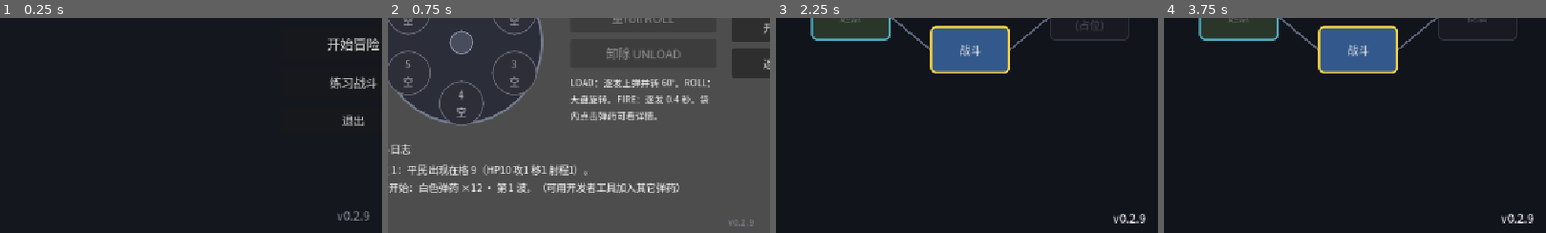
Above: before the commit, frames 1-4 (left to right).
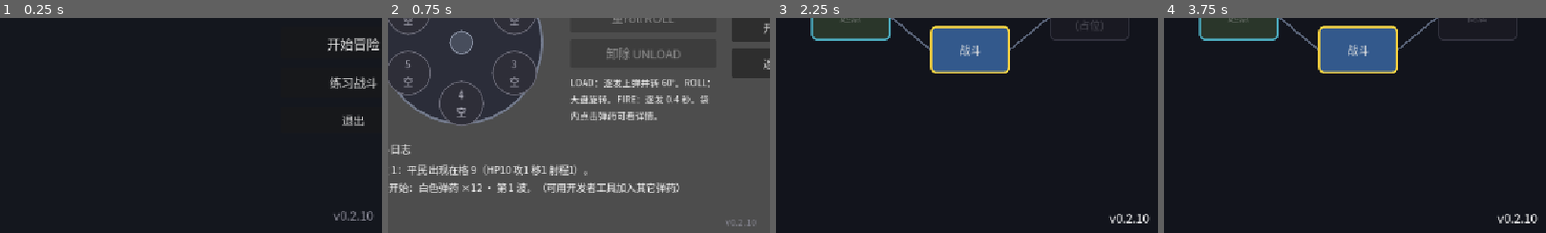
Above: after the commit, the same moments.

Repository: pineapplecat123/project001
Game: Godot game, scene res://scenes/main.tscn
The game is run twice, just before and just after one commit, with the same random seed, the same clock (stepped at 60 frames per second) and the same inputs.
Inputs:
- Up to frame 1 (0.25 s): no input
- Up to frame 2 (0.75 s): click "练习战斗" at 0.5 s
- Up to frame 3 (2.25 s): click "返回主菜单" at 1.25 s; click "开始冒险" at 2 s
- Up to frame 4 (3.75 s): click "返回主菜单" at 2.75 s; click "开始冒险" at 3.5 s
The pictures show only the part of the screen within x 4-54%, y 50-100%; the shares and areas given below are measured in that part.

The runs differ from the first frame. In frame 1, 0.2% of the frame differs, in the area x 87-98%, y 89-95%; in frame 2, 0.1%; in frame 3, 0.3%, in the area x 87-98%, y 91-96%; in frame 4, 0.3%.

Commit message:
fix(reward): v0.2.10 三选一界面高对比浅色字
奖励面板标题/提示/选项/放弃/继续改为近白或浅灰黄；选项按钮深色染色底+近白字，不再用弹药深色 fg。

Diff:
--- a/scenes/combat.tscn
+++ b/scenes/combat.tscn
@@ -605,7 +605,7 @@
 unique_name_in_owner = true
 layout_mode = 2
 theme_override_font_sizes/font_size = 26
-theme_override_colors/font_color = Color(1, 0.9, 0.35, 1)
+theme_override_colors/font_color = Color(1, 0.95, 0.72, 1)
 text = "战斗胜利 · 选择奖励"
 horizontal_alignment = 1
 
@@ -613,6 +613,7 @@
 unique_name_in_owner = true
 layout_mode = 2
 theme_override_font_sizes/font_size = 18
+theme_override_colors/font_color = Color(1, 0.9, 0.45, 1)
 text = "基础金币已入账"
 horizontal_alignment = 1
 
@@ -620,7 +621,7 @@
 unique_name_in_owner = true
 layout_mode = 2
 theme_override_font_sizes/font_size = 15
-theme_override_colors/font_color = Color(0.75, 0.8, 0.9, 1)
+theme_override_colors/font_color = Color(0.9, 0.92, 0.98, 1)
 text = "从下列三发弹药中选一加入弹药袋，或放弃换额外金币。"
 autowrap_mode = 3
 horizontal_alignment = 1
@@ -636,6 +637,10 @@
 custom_minimum_size = Vector2(0, 52)
 layout_mode = 2
 theme_override_font_sizes/font_size = 20
+theme_override_colors/font_color = Color(0.98, 0.98, 1, 1)
+theme_override_colors/font_hover_color = Color(1, 1, 1, 1)
+theme_override_colors/font_pressed_color = Color(0.95, 0.96, 1, 1)
+theme_override_colors/font_disabled_color = Color(0.78, 0.8, 0.85, 0.85)
 text = "放弃三选一 · 换额外金币"
 
 [node name="BtnRewardNext" type="Button" parent="RewardPanel/RewardMargin/RewardVBox"]
@@ -644,6 +649,10 @@
 custom_minimum_size = Vector2(0, 56)
 layout_mode = 2
 theme_override_font_sizes/font_size = 22
+theme_override_colors/font_color = Color(0.98, 0.98, 1, 1)
+theme_override_colors/font_hover_color = Color(1, 1, 1, 1)
+theme_override_colors/font_pressed_color = Color(0.95, 0.96, 1, 1)
+theme_override_colors/font_disabled_color = Color(0.78, 0.8, 0.85, 0.85)
 text = "下一波 NEXT"
 
 [node name="VersionLabel" type="Label" parent="."]
@@ -662,5 +671,5 @@
 grow_vertical = 0
 theme_override_font_sizes/font_size = 14
 theme_override_colors/font_color = Color(0.55, 0.55, 0.6, 1)
-text = "v0.2.9"
+text = "v0.2.10"
 horizontal_alignment = 1
--- a/scenes/main.tscn
+++ b/scenes/main.tscn
@@ -100,7 +100,7 @@
 offset_bottom = -12.0
 grow_horizontal = 2
 grow_vertical = 0
-text = "v0.2.9"
+text = "v0.2.10"
 horizontal_alignment = 1
 
 [connection signal="pressed" from="Center/BtnStart" to="." method="_on_start_pressed"]
--- a/scenes/map.tscn
+++ b/scenes/map.tscn
@@ -128,7 +128,7 @@
 offset_right = 60.0
 offset_bottom = -8.0
 grow_horizontal = 2
-text = "v0.2.9"
+text = "v0.2.10"
 horizontal_alignment = 1
 
 [node name="Dimmer" type="ColorRect" parent="."]
--- a/scripts/combat/combat_ui.gd
+++ b/scripts/combat/combat_ui.gd
@@ -16,7 +16,7 @@
 const LOAD_INSERT_PAUSE := 0.06
 const BAG_GRID_COLS := 4
 const BAG_CELL_MIN := Vector2(140, 88)
-const VERSION := "0.2.9"
+const VERSION := "0.2.10"
 
 const COL_PHASE := Color(1.0, 0.92, 0.45)
 const COL_HP_OK := Color(0.45, 0.95, 0.55)
@@ -25,6 +25,9 @@
 const COL_DISCARD := Color(0.85, 0.7, 1.0)
 const COL_GOLD := Color(1.0, 0.84, 0.3)
 const COL_TURN := Color(0.8, 0.8, 0.85)
+const COL_REWARD_TITLE := Color(1.0, 0.95, 0.72)
+const COL_REWARD_HINT := Color(0.9, 0.92, 0.98)
+const COL_REWARD_BTN := Color(0.98, 0.98, 1.0)
 
 var state: CombatState
 var _chamber_panels: Array[Panel] = []
@@ -551,9 +554,13 @@
 	var resolved := state.phase == CombatState.Phase.WON and state.reward_resolved
 	var enc_title := state.encounter_label() if state != null else "战斗"
 	reward_title.text = ("%s胜利 · 选择奖励" % enc_title) if pending else "奖励已领取"
+	reward_title.add_theme_color_override("font_color", COL_REWARD_TITLE)
 	var base_shown: int = state.last_reward_base_gold if state.last_reward_base_gold > 0 else state.reward_base_gold_for_encounter()
 	reward_gold_label.text = "基础金币 +%d 已入账 · 当前金币 %d" % [base_shown, state.gold]
 	reward_gold_label.add_theme_color_override("font_color", COL_GOLD)
+	reward_hint.add_theme_color_override("font_color", COL_REWARD_HINT)
+	_style_reward_action_button(btn_reward_skip)
+	_style_reward_action_button(btn_reward_next)
 	if pending:
 		reward_hint.text = "从下列三发弹药中选一加入弹药袋，或放弃换额外金币 +%d。" % CombatConstants.REWARD_SKIP_EXTRA_GOLD
 		btn_reward_skip.visible = true
@@ -574,7 +581,7 @@
 			if not desc.is_empty():
 				btn.tooltip_text = desc
 			btn.add_theme_font_size_override("font_size", 22)
-			btn.add_theme_color_override("font_color", colors["fg"])
+			_style_reward_choice_button(btn, colors["bg"])
 			var idx := i
 			btn.pressed.connect(func(): _on_reward_pick(idx))
 			reward_choices.add_child(btn)
@@ -596,6 +603,82 @@
 		reward_hint.text = ""
 		btn_reward_skip.visible = false
 		btn_reward_next.visible = false
+
+
+func _apply_light_button_font(btn: Button) -> void:
+	btn.add_theme_color_override("font_color", COL_REWARD_BTN)
+	btn.add_theme_color_override("font_hover_color", Color(1.0, 1.0, 1.0))
+	btn.add_theme_color_override("font_pressed_color", Color(0.95, 0.96, 1.0))
+	btn.add_theme_color_override("font_focus_color", COL_REWARD_BTN)
+	btn.add_theme_color_override("font_disabled_color", Color(0.78, 0.8, 0.85, 0.85))
+
+
+func _style_reward_action_button(btn: Button) -> void:
+	_apply_light_button_font(btn)
+	var normal := StyleBoxFlat.new()
+	normal.bg_color = Color(0.22, 0.28, 0.42, 1.0)
+	normal.set_border_width_all(2)
+	normal.border_color = Color(0.7, 0.78, 0.95, 0.95)
+	normal.set_corner_radius_all(8)
+	normal.content_margin_left = 12
+	normal.content_margin_right = 12
+	normal.content_margin_top = 8
+	normal.content_margin_bottom = 8
+	var hover := normal.duplicate()
+	hover.bg_color = Color(0.3, 0.38, 0.55, 1.0)
+	var pressed := normal.duplicate()
+	pressed.bg_color = Color(0.18, 0.22, 0.34, 1.0)
+	var disabled := normal.duplicate()
+	disabled.bg_color = Color(0.16, 0.17, 0.22, 1.0)
+	disabled.border_color = Color(0.4, 0.42, 0.48, 0.7)
+	btn.add_theme_stylebox_override("normal", normal)
+	btn.add_theme_stylebox_override("hover", hover)
+	btn.add_theme_stylebox_override("pressed", pressed)
+	btn.add_theme_stylebox_override("focus", hover)
+	btn.add_theme_stylebox_override("disabled", disabled)
+
+
+func _style_reward_choice_button(btn: Button, ammo_bg: Color) -> void:
+	_apply_light_button_font(btn)
+	# 深色底上用近白字；弹药色只做底色染色，避免沿用深色 fg 导致看不清
+	var base := Color(
+		clampf(ammo_bg.r * 0.35 + 0.12, 0.0, 1.0),
+		clampf(ammo_bg.g * 0.35 + 0.12, 0.0, 1.0),
+		clampf(ammo_bg.b * 0.35 + 0.14, 0.0, 1.0),
+		1.0
+	)
+	var normal := StyleBoxFlat.new()
+	normal.bg_color = base
+	normal.set_border_width_all(2)
+	normal.border_color = Color(
+		clampf(ammo_bg.r * 0.55 + 0.35, 0.0, 1.0),
+		clampf(ammo_bg.g * 0.55 + 0.35, 0.0, 1.0),
+		clampf(ammo_bg.b * 0.55 + 0.4, 0.0, 1.0),
+		1.0
+	)
+	normal.set_corner_radius_all(8)
+	normal.content_margin_left = 12
+	normal.content_margin_right = 12
+	normal.content_margin_top = 8
+	normal.content_margin_bottom = 8
+	var hover := normal.duplicate()
+	hover.bg_color = Color(
+		clampf(base.r + 0.1, 0.0, 1.0),
+		clampf(base.g + 0.1, 0.0, 1.0),
+		clampf(base.b + 0.12, 0.0, 1.0),
+		1.0
+	)
+	var pressed := normal.duplicate()
+	pressed.bg_color = Color(
+		clampf(base.r - 0.04, 0.0, 1.0),
+		clampf(base.g - 0.04, 0.0, 1.0),
+		clampf(base.b - 0.04, 0.0, 1.0),
+		1.0
+	)
+	btn.add_theme_stylebox_override("normal", normal)
+	btn.add_theme_stylebox_override("hover", hover)
+	btn.add_theme_stylebox_override("pressed", pressed)
+	btn.add_theme_stylebox_override("focus", hover)
 
 
 func _on_reward_pick(index: int) -> void:
--- a/scripts/main.gd
+++ b/scripts/main.gd
@@ -1,7 +1,7 @@
 extends Control
 ## 主菜单：开始冒险（地图）/ 练习战斗 / 退出；底部版本号。
 
-const VERSION := "0.2.9"
+const VERSION := "0.2.10"
 
 
 func _ready() -> void:
--- a/scripts/map/map_ui.gd
+++ b/scripts/map/map_ui.gd
@@ -6,7 +6,7 @@
 const RestConstants = preload("res://scripts/rest/rest_constants.gd")
 ## 灰盒缩小版地图：选可达节点 → 战斗 / 商店 / 休息 / 占位路过 → 回地图。
 
-const VERSION := "0.2.9"
+const VERSION := "0.2.10"
 const NODE_W := 120.0
 const NODE_H := 72.0
 const LAYER_GAP_X := 180.0
Not shown, changed: BOT_LOG.md
Not shown, changed: docs/implemented-systems.md
